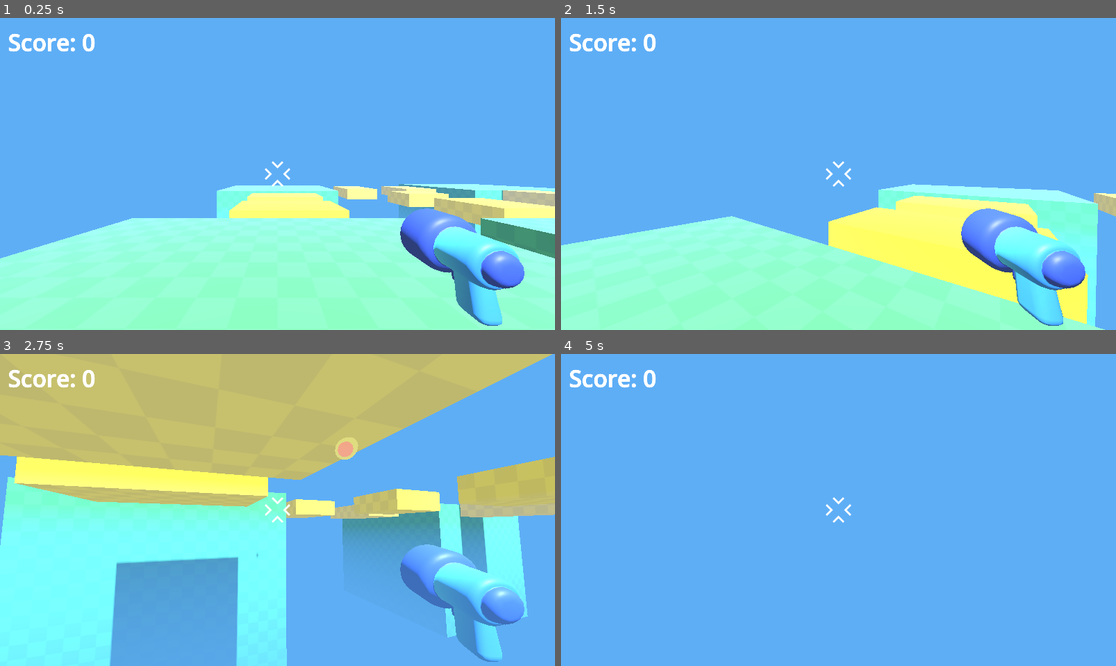
Above: before the commit, frames 1-4 (two rows, left to right).
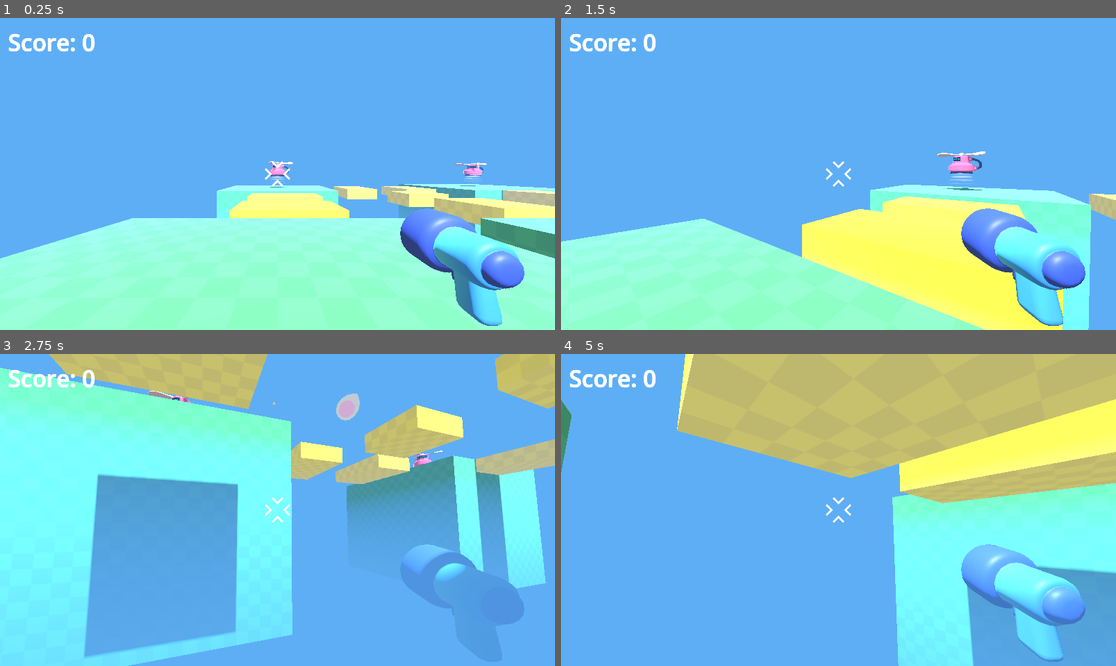
Above: after the commit, the same moments.

Repository: aland96/vampire3D
Game: Godot game, scene res://game.tscn
The game is run twice, just before and just after one commit, with the same random seed, the same clock (stepped at 60 frames per second) and the same inputs.
Inputs (mouse positions are in pixels of both pictures, inside the frame that each line leads up to):
- Up to frame 1 (0.25 s): no input
- Up to frame 2 (1.5 s): move the mouse to (866, 174) at 0.52 s; press the mouse at (866, 174) at 0.53 s; hold W (move_forward) from 0.53 s (still down); tap Space (jump) at 0.77 s; move the mouse to (810, 174) at 1.27 s; release the mouse at (810, 174) at 1.28 s; click (810, 174) at 1.35 s
- Up to frame 3 (2.75 s): keep holding W (move_forward); tap Space (jump) at 1.52 s; move the mouse to (288, 503) at 2.02 s; press the mouse at (288, 503) at 2.03 s
- Up to frame 4 (5 s): keep holding W (move_forward); move the mouse to (832, 516) at 2.77 s; release the mouse at (832, 516) at 2.78 s; click (832, 516) at 2.85 s; tap Space (jump) at 3.02, 3.77, 4.52 s; move the mouse to (877, 513) at 3.52 s; press the mouse at (877, 513) at 3.53 s; move the mouse to (794, 506) at 4.27 s; release the mouse at (794, 506) at 4.28 s; click (794, 506) at 4.35 s

The runs differ from the first frame. In frame 1, 0.3% of the frame differs, in the area x 48-88%, y 45-55%; in frame 2, 7.7%; in frame 3, 58%, in the area x 0-100%, y 0-100%; in frame 4, 49%.

Commit message:
add kill plane and puff effects

Diff:
--- a/game.gd
+++ b/game.gd
@@ -7,6 +7,20 @@
 	%Label.text = "Score: " + str(player_score)
 	pass
 
+func spawn_poof(mob_position):
+	const smoke_puff = preload("res://mob/smoke_puff/smoke_puff.tscn")
+	var poof = smoke_puff.instantiate()
+	add_child(poof)
+	poof.global_position = mob_position
+
 func _on_mob_spawner_3d_mob_spawned(mob: Variant) -> void:
-	mob.mob_died.connect(increase_score)
+	mob.mob_died.connect(func on_mob_died():
+		increase_score()
+		spawn_poof(mob.global_position)
+	)
+	spawn_poof(mob.global_position)
 	pass
+
+func _on_kill_plane_body_entered(body: Node3D) -> void:
+	get_tree().reload_current_scene.call_deferred()
+	pass
--- a/game.tscn
+++ b/game.tscn
@@ -1,10 +1,12 @@
-[gd_scene load_steps=8 format=3 uid="uid://dq6nnj1kchw6f"]
+[gd_scene load_steps=9 format=3 uid="uid://dq6nnj1kchw6f"]
 
 [ext_resource type="PackedScene" uid="uid://dhdeu0l3u6qri" path="res://player/player.tscn" id="1_80nbo"]
 [ext_resource type="Material" uid="uid://b42xmh24r56y0" path="res://level/platform.tres" id="1_feb5d"]
 [ext_resource type="Script" uid="uid://6kl4126c4qt4" path="res://game.gd" id="1_ryrav"]
 [ext_resource type="Material" uid="uid://7ottotfn0kn0" path="res://level/bridge.tres" id="2_fc0e3"]
 [ext_resource type="PackedScene" uid="uid://ljygwwn7cp7m" path="res://mob/spawner/mob_spawner_3d.tscn" id="5_7jktm"]
+
+[sub_resource type="WorldBoundaryShape3D" id="WorldBoundaryShape3D_7jktm"]
 
 [sub_resource type="Environment" id="Environment_80nbo"]
 background_mode = 1
@@ -26,6 +28,21 @@
 
 [node name="MobSpawner3D" parent="." instance=ExtResource("5_7jktm")]
 transform = Transform3D(1, 0, 0, 0, 1, 0, 0, 0, 1, 24, 0, 8)
+
+[node name="MobSpawner3D2" parent="." instance=ExtResource("5_7jktm")]
+transform = Transform3D(1, 0, 0, 0, 1, 0, 0, 0, 1, 24, 0, -23)
+
+[node name="MobSpawner3D3" parent="." instance=ExtResource("5_7jktm")]
+transform = Transform3D(1, 0, 0, 0, 1, 0, 0, 0, 1, 0, 0, -21)
+
+[node name="KillPlane" type="Area3D" parent="."]
+transform = Transform3D(1, 0, 0, 0, 1, 0, 0, 0, 1, 0, -3, 0)
+collision_layer = 0
+collision_mask = 2
+
+[node name="CollisionShape3D" type="CollisionShape3D" parent="KillPlane"]
+transform = Transform3D(1, 0, 0, 0, 1, 0, 0, 0, 1, 0, -4, 0)
+shape = SubResource("WorldBoundaryShape3D_7jktm")
 
 [node name="CSGBox3D" type="CSGBox3D" parent="."]
 transform = Transform3D(1, 0, 0, 0, 1, 0, 0, 0, 1, 0, -5, 0)
@@ -95,6 +112,7 @@
 
 [node name="Player" parent="." instance=ExtResource("1_80nbo")]
 transform = Transform3D(1, 0, 0, 0, 1, 0, 0, 0, 1, 0, 0, 2)
+collision_layer = 3
 
 [node name="DirectionalLight3D" type="DirectionalLight3D" parent="."]
 transform = Transform3D(1, 0, 0, 0, 0.5, 0.866025, 0, -0.866025, 0.5, 0, 4, 1)
@@ -113,3 +131,6 @@
 label_settings = SubResource("LabelSettings_7jktm")
 
 [connection signal="mob_spawned" from="MobSpawner3D" to="." method="_on_mob_spawner_3d_mob_spawned"]
+[connection signal="mob_spawned" from="MobSpawner3D2" to="." method="_on_mob_spawner_3d_mob_spawned"]
+[connection signal="mob_spawned" from="MobSpawner3D3" to="." method="_on_mob_spawner_3d_mob_spawned"]
+[connection signal="body_entered" from="KillPlane" to="." method="_on_kill_plane_body_entered"]
--- a/mob/mob.gd
+++ b/mob/mob.gd
@@ -33,11 +33,11 @@
 		apply_central_impulse(direction * 10.0 + force)
 		%Timer.start()
 		lock_rotation = false
-		mob_died.emit()
 		ko_sound.play()
 	pass
 
 
 func _on_timer_timeout() -> void:
+	mob_died.emit()
 	queue_free()
 	pass
--- a/mob/spawner/mob_spawner_3d.tscn
+++ b/mob/spawner/mob_spawner_3d.tscn
@@ -14,7 +14,7 @@
 
 [node name="Timer" type="Timer" parent="."]
 unique_name_in_owner = true
-wait_time = 2.0
+wait_time = 5.0
 autostart = true
 
 [node name="spawner_model" parent="." instance=ExtResource("3_y27t3")]
--- a/player/player.gd
+++ b/player/player.gd
@@ -1,6 +1,6 @@
 extends CharacterBody3D
 
-const SPEED = 5.5
+const SPEED = 6.5
 
 func _ready() -> void:
 	Input.set_mouse_mode(Input.MOUSE_MODE_CAPTURED)
